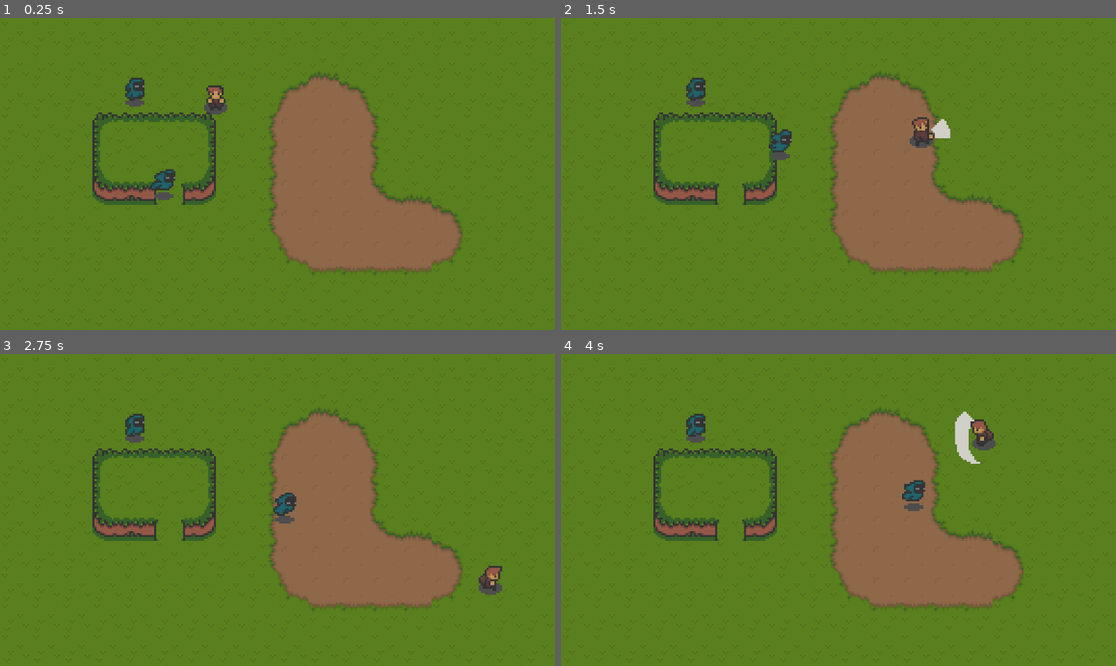
Above: before the commit, frames 1-4 (two rows, left to right).
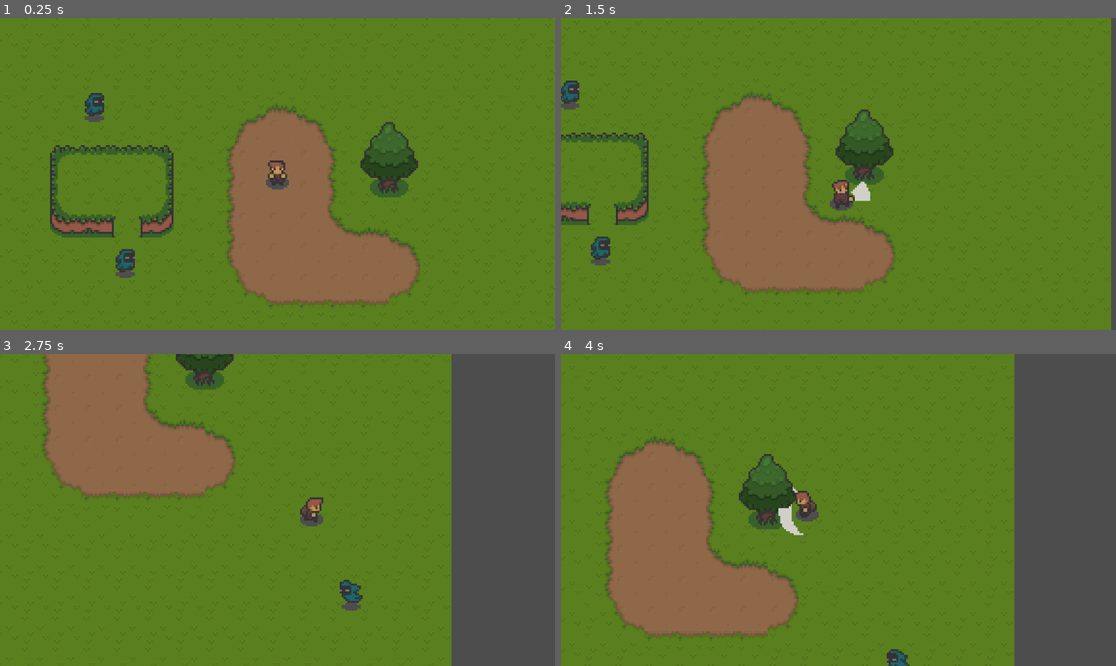
Above: after the commit, the same moments.

Repository: Blue-Sea2/Obliterator-Bot
Game: Godot game, scene res://scenes/game.tscn
Two runs of this game, one before a commit and one after it. Both use one fixed random seed, a clock stepped at 60 frames per second and the inputs below.
Inputs:
- Up to frame 1 (0.25 s): no input
- Up to frame 2 (1.5 s): hold D (right) 0.53-1.28 s; tap Space (attack) at 0.6, 1.35 s; hold S (down) from 1.28 s (still down)
- Up to frame 3 (2.75 s): release S (down) at 2.03 s; hold D (right) from 2.03 s (still down); tap Space (attack) at 2.1 s
- Up to frame 4 (4 s): release D (right) at 2.78 s; hold W (up) 2.78-3.53 s; tap Space (attack) at 2.85, 3.6 s; hold A (left) from 3.53 s (still down)

The runs differ from the first frame. In frame 1, 21% of the frame differs, in the area x 9-84%, y 17-93%; in frame 2, 29%; in frame 3, 46%; in frame 4, 49%, in the area x 8-100%, y 0-100%.

Commit message:
Added player death
added a killzone scene
phantom uses killzone scene

Diff:
--- a/game.tres
+++ b/game.tres
@@ -204,9 +204,13 @@
 0:11/0 = 0
 1:11/0 = 0
 3:11/0 = 0
+3:11/0/physics_layer_0/polygon_0/points = PackedVector2Array(2, -8, 2, 0, 8, 0, 8, -8)
 4:11/0 = 0
+4:11/0/physics_layer_0/polygon_0/points = PackedVector2Array(-2, -8, -2, 0, -8, 0, -8, -8)
 5:11/0 = 0
+5:11/0/physics_layer_0/polygon_0/points = PackedVector2Array(2, -8, 2, 0, 8, 0, 8, -8)
 6:11/0 = 0
+6:11/0/physics_layer_0/polygon_0/points = PackedVector2Array(-2, -8, -2, 0, -8, 0, -8, -8)
 9:11/0 = 0
 10:11/0 = 0
 11:11/0 = 0
--- a/scenes/game.tscn
+++ b/scenes/game.tscn
@@ -6,27 +6,37 @@
 
 [node name="game" type="Node2D"]
 
-[node name="Camera2D" type="Camera2D" parent="."]
-zoom = Vector2(4, 4)
-
-[node name="player" parent="." instance=ExtResource("1_y0402")]
-z_index = 1
-position = Vector2(-32, -36)
-
 [node name="back" type="TileMapLayer" parent="."]
 z_index = -1
 tile_map_data = PackedByteArray("AADz//j/AAAGAAEAAADz//n/AAAGAAEAAADz//r/AAAGAAEAAADz//v/AAAGAAEAAADz//z/AAAGAAEAAADz// …(6992 unchanged characters)…
 tile_set = ExtResource("2_fa7oc")
 
 [node name="mid" type="TileMapLayer" parent="."]
-tile_map_data = PackedByteArray("AAD6//7/AAAAAAAAAAD6////AAAAAAEAAAD6/wAAAAAAAAIAAAD7//7/AAABAAAAAAD7/wAAAAABAAIAAAD8/wAAAAACAAIAAAD8//7/AAABAAAAAAD9//7/AAADAAAAAAD9////AAADAAEAAAD9/wAAAAADAAIAAAA=")
+tile_map_data = PackedByteArray("AAD6//7/AAAAAAAAAAD6////AAAAAAEAAAD6/wAAAAAAAAIAAAD7//7/AAABAAAAAAD7/wAAAAABAAIAAAD8/wAAAAACAAIAAAD8//7/AAABAAAAAAD9//7/AAADAAAAAAD9////AAADAAEAAAD9/wAAAAADAAIAAAAEAP//AAADAAsAAAAFAP//AAAEAAsAAAA=")
 tile_set = ExtResource("2_fa7oc")
 
+[node name="front" type="TileMapLayer" parent="."]
+z_index = 2
+tile_map_data = PackedByteArray("AAAEAP3/AAADAAkAAAAEAP7/AAADAAoAAAAFAP3/AAAEAAkAAAAFAP7/AAAEAAoAAAA=")
+tile_set = ExtResource("2_fa7oc")
+
+[node name="player" parent="." instance=ExtResource("1_y0402")]
+position = Vector2(22, -17)
+
+[node name="Camera2D" type="Camera2D" parent="player"]
+zoom = Vector2(4, 4)
+position_smoothing_enabled = true
+
 [node name="phantom" parent="." node_paths=PackedStringArray("player") instance=ExtResource("2_mbqij")]
-position = Vector2(-63, 12)
+position = Vector2(-57, 29)
 player = NodePath("../player")
-follow = true
 
 [node name="phantom2" parent="." node_paths=PackedStringArray("player") instance=ExtResource("2_mbqij")]
-position = Vector2(-74, -43)
+position = Vector2(-73, -52)
 player = NodePath("../player")
+follower = true
+
+[node name="phantom3" parent="." node_paths=PackedStringArray("player") instance=ExtResource("2_mbqij")]
+position = Vector2(167, 113)
+player = NodePath("../player")
+follower = true
--- /dev/null
+++ b/scenes/killzone.tscn
@@ -0,0 +1,10 @@
+[gd_scene load_steps=2 format=3 uid="uid://dnddf7oxtdg2d"]
+
+[ext_resource type="Script" uid="uid://pfvauca8r54w" path="res://scripts/killzone.gd" id="1_xlapc"]
+
+[node name="killzone" type="Area2D"]
+collision_layer = 0
+collision_mask = 2
+script = ExtResource("1_xlapc")
+
+[connection signal="body_entered" from="." to="." method="_on_body_entered"]
--- a/scenes/phantom.tscn
+++ b/scenes/phantom.tscn
@@ -1,7 +1,8 @@
-[gd_scene load_steps=25 format=3 uid="uid://6oywekx0x0y2"]
+[gd_scene load_steps=27 format=3 uid="uid://6oywekx0x0y2"]
 
 [ext_resource type="Script" uid="uid://cq5kqwrqjxsch" path="res://scripts/phantom.gd" id="1_7nr15"]
 [ext_resource type="Texture2D" uid="uid://qjlbn6lku8v0" path="res://sprites/phantom_spritesheet.png" id="2_1k3t0"]
+[ext_resource type="PackedScene" uid="uid://dnddf7oxtdg2d" path="res://scenes/killzone.tscn" id="3_abuqi"]
 
 [sub_resource type="AtlasTexture" id="AtlasTexture_wwuyq"]
 atlas = ExtResource("2_1k3t0")
@@ -166,8 +167,11 @@
 "speed": 6.0
 }]
 
-[sub_resource type="RectangleShape2D" id="RectangleShape2D_t7sl6"]
+[sub_resource type="RectangleShape2D" id="RectangleShape2D_abuqi"]
 size = Vector2(8, 10)
+
+[sub_resource type="RectangleShape2D" id="RectangleShape2D_8t0ub"]
+size = Vector2(10, 14)
 
 [node name="phantom" type="Node2D"]
 script = ExtResource("1_7nr15")
@@ -177,12 +181,17 @@
 animation = &"idle_right"
 autoplay = "idle_right"
 
-[node name="Area2D" type="Area2D" parent="."]
+[node name="hitbox" type="Area2D" parent="."]
 collision_layer = 8
 collision_mask = 4
 
-[node name="CollisionShape2D" type="CollisionShape2D" parent="Area2D"]
+[node name="CollisionShape2D" type="CollisionShape2D" parent="hitbox"]
 position = Vector2(0, -1)
-shape = SubResource("RectangleShape2D_t7sl6")
+shape = SubResource("RectangleShape2D_abuqi")
 
-[connection signal="area_entered" from="Area2D" to="." method="_on_area_2d_area_entered"]
+[node name="killzone" parent="." instance=ExtResource("3_abuqi")]
+
+[node name="CollisionShape2D" type="CollisionShape2D" parent="killzone"]
+shape = SubResource("RectangleShape2D_8t0ub")
+
+[connection signal="area_entered" from="hitbox" to="." method="_on_hitbox_area_entered"]
--- a/scenes/player.tscn
+++ b/scenes/player.tscn
@@ -99,6 +99,54 @@
 atlas = ExtResource("1_ika3y")
 region = Rect2(240, 248, 48, 32)
 
+[sub_resource type="AtlasTexture" id="AtlasTexture_g2els"]
+atlas = ExtResource("1_ika3y")
+region = Rect2(240, 16, 16, 16)
+
+[sub_resource type="AtlasTexture" id="AtlasTexture_qhqgy"]
+atlas = ExtResource("1_ika3y")
+region = Rect2(256, 16, 16, 16)
+
+[sub_resource type="AtlasTexture" id="AtlasTexture_dqkch"]
+atlas = ExtResource("1_ika3y")
+region = Rect2(272, 16, 16, 16)
+
+[sub_resource type="AtlasTexture" id="AtlasTexture_qlg0r"]
+atlas = ExtResource("1_ika3y")
+region = Rect2(240, 32, 16, 16)
+
+[sub_resource type="AtlasTexture" id="AtlasTexture_tuyoq"]
+atlas = ExtResource("1_ika3y")
+region = Rect2(256, 32, 16, 16)
+
+[sub_resource type="AtlasTexture" id="AtlasTexture_fjrip"]
+atlas = ExtResource("1_ika3y")
+region = Rect2(272, 32, 16, 16)
+
+[sub_resource type="AtlasTexture" id="AtlasTexture_smehm"]
+atlas = ExtResource("1_ika3y")
+region = Rect2(240, 48, 16, 16)
+
+[sub_resource type="AtlasTexture" id="AtlasTexture_ur7pv"]
+atlas = ExtResource("1_ika3y")
+region = Rect2(256, 48, 16, 16)
+
+[sub_resource type="AtlasTexture" id="AtlasTexture_y4r1p"]
+atlas = ExtResource("1_ika3y")
+region = Rect2(272, 48, 16, 16)
+
+[sub_resource type="AtlasTexture" id="AtlasTexture_d2wvv"]
+atlas = ExtResource("1_ika3y")
+region = Rect2(240, 64, 16, 16)
+
+[sub_resource type="AtlasTexture" id="AtlasTexture_3v2ag"]
+atlas = ExtResource("1_ika3y")
+region = Rect2(256, 64, 16, 16)
+
+[sub_resource type="AtlasTexture" id="AtlasTexture_jej6c"]
+atlas = ExtResource("1_ika3y")
+region = Rect2(272, 64, 16, 16)
+
 [sub_resource type="AtlasTexture" id="AtlasTexture_umnm3"]
 atlas = ExtResource("1_ika3y")
 region = Rect2(128, 16, 16, 16)
@@ -312,7 +360,7 @@
 "duration": 1.0,
 "texture": SubResource("AtlasTexture_uftbr")
 }],
-"loop": true,
+"loop": false,
 "name": &"attack_down",
 "speed": 10.0
 }, {
@@ -358,7 +406,7 @@
 "duration": 1.0,
 "texture": SubResource("AtlasTexture_rbcel")
 }],
-"loop": true,
+"loop": false,
 "name": &"attack_right",
 "speed": 10.0
 }, {
@@ -387,6 +435,62 @@
 }, {
 "frames": [{
 "duration": 1.0,
+"texture": SubResource("AtlasTexture_g2els")
+}, {
+"duration": 1.0,
+"texture": SubResource("AtlasTexture_qhqgy")
+}, {
+"duration": 1.0,
+"texture": SubResource("AtlasTexture_dqkch")
+}],
+"loop": true,
+"name": &"hit_down",
+"speed": 10.0
+}, {
+"frames": [{
+"duration": 1.0,
+"texture": SubResource("AtlasTexture_qlg0r")
+}, {
+"duration": 1.0,
+"texture": SubResource("AtlasTexture_tuyoq")
+}, {
+"duration": 1.0,
+"texture": SubResource("AtlasTexture_fjrip")
+}],
+"loop": true,
+"name": &"hit_left",
+"speed": 10.0
+}, {
+"frames": [{
+"duration": 1.0,
+"texture": SubResource("AtlasTexture_smehm")
+}, {
+"duration": 1.0,
+"texture": SubResource("AtlasTexture_ur7pv")
+}, {
+"duration": 1.0,
+"texture": SubResource("AtlasTexture_y4r1p")
+}],
+"loop": true,
+"name": &"hit_right",
+"speed": 10.0
+}, {
+"frames": [{
+"duration": 1.0,
+"texture": SubResource("AtlasTexture_d2wvv")
+}, {
+"duration": 1.0,
+"texture": SubResource("AtlasTexture_3v2ag")
+}, {
+"duration": 1.0,
+"texture": SubResource("AtlasTexture_jej6c")
+}],
+"loop": true,
+"name": &"hit_up",
+"speed": 10.0
+}, {
+"frames": [{
+"duration": 1.0,
 "texture": SubResource("AtlasTexture_umnm3")
 }, {
 "duration": 1.0,
@@ -571,27 +675,27 @@
 }]
 
 [sub_resource type="RectangleShape2D" id="RectangleShape2D_xhtj7"]
-size = Vector2(8, 7)
+size = Vector2(12, 7)
 
 [sub_resource type="RectangleShape2D" id="RectangleShape2D_8cprc"]
 size = Vector2(14, 7)
 
 [node name="player" type="CharacterBody2D"]
+z_index = 1
 collision_layer = 2
 script = ExtResource("1_qp24u")
 
 [node name="AnimatedSprite2D" type="AnimatedSprite2D" parent="."]
 sprite_frames = SubResource("SpriteFrames_kef2g")
-animation = &"attack_up"
+animation = &"hit_up"
 autoplay = "idle_down"
-frame = 5
-frame_progress = 1.0
 
 [node name="hitbox" type="CollisionShape2D" parent="."]
-position = Vector2(0, 3.5)
+position = Vector2(0, 4.5)
 shape = SubResource("RectangleShape2D_xhtj7")
 
 [node name="attack" type="Area2D" parent="."]
+visible = false
 collision_layer = 4
 collision_mask = 8
 
@@ -599,3 +703,9 @@
 position = Vector2(7, -11)
 shape = SubResource("RectangleShape2D_8cprc")
 disabled = true
+
+[node name="death_timer" type="Timer" parent="."]
+wait_time = 0.6
+one_shot = true
+
+[connection signal="timeout" from="death_timer" to="." method="_on_death_timer_timeout"]
--- /dev/null
+++ b/scripts/killzone.gd
@@ -0,0 +1,5 @@
+extends Area2D
+
+func _on_body_entered(body: Node2D) -> void:
+	print("You died!")
+	body.alive = false
--- a/scripts/phantom.gd
+++ b/scripts/phantom.gd
@@ -1,12 +1,17 @@
 extends Node2D
 
 @export var player: Node2D
-@export var follow = false
+@export var follower = false
 @export var SPEED = 30
 @onready var animated_sprite: AnimatedSprite2D = $AnimatedSprite2D
+var follow = false
 
 func _process(delta: float) -> void:
 	var move = Vector2(player.global_position-self.global_position)
+	if follower and move.length()>1 and move.length()<100:
+		follow = true
+	else:
+		follow = false
 	if follow:
 		move = move*SPEED/move.length()
 		position += move*delta
@@ -20,5 +25,7 @@
 			animated_sprite.play("run_left")
 		else:
 			animated_sprite.play("idle_left")
-func _on_area_2d_area_entered(area: Area2D) -> void:
+
+
+func _on_hitbox_area_entered(area: Area2D) -> void:
 	queue_free()
--- a/scripts/player.gd
+++ b/scripts/player.gd
@@ -3,33 +3,41 @@
 @onready var animated_sprite: AnimatedSprite2D = $AnimatedSprite2D
 @onready var attack: Area2D = $attack
 @onready var attack_collision: CollisionShape2D = $attack/attack_collision
+@onready var death_timer: Timer = $death_timer
 
+var alive = true
 const SPEED = 100.0
 var direction = "down"
 var attacking = 0
 
 func _physics_process(delta: float) -> void:
+	var joystick = Vector2(0,0)
+	if alive:
+		joystick.x = Input.get_axis("left", "right")
+		joystick.y = Input.get_axis("up", "down")
+	elif death_timer.is_stopped():
+		attacking = 0
+		death_timer.start()
 
-	var joystick = Vector2(0,0)
-	joystick.x = Input.get_axis("left", "right")
-	joystick.y = Input.get_axis("up", "down")
 	if joystick.length():
 		joystick = joystick/joystick.length()
 
 	velocity.x = move_toward(velocity.x, SPEED*joystick.x, 25)
 	velocity.y = move_toward(velocity.y, SPEED*joystick.y, 25)
 
-	if joystick.y>0:
-		direction="down"
-	elif joystick.y<0:
-		direction="up"
-	elif joystick.x>0:
-		direction="right"
-	elif joystick.x<0:
-		direction="left"
+	if attacking<=0:
+		if joystick.y>0:
+			direction="down"
+		elif joystick.y<0:
+			direction="up"
+		elif joystick.x>0:
+			direction="right"
+		elif joystick.x<0:
+			direction="left"
+
 
 	attacking-=delta
-	if Input.is_action_just_pressed("attack") and attacking<-.1:
+	if Input.is_action_just_pressed("attack") and attacking<-.1 and alive:
 		if direction == "right":
 			attack.rotation_degrees = 0
 		elif direction == "up":
@@ -40,10 +48,12 @@
 			attack.rotation_degrees = 180
 		attack_collision.disabled = false
 		attacking = .5
-	elif attacking<0:
+	elif attacking<=0:
 		attack_collision.disabled = true
 
-	if attacking>0:
+	if !alive:
+		animated_sprite.play("hit_"+direction)
+	elif attacking>0:
 		animated_sprite.play("attack_"+direction)
 		attack_collision.position.y = (attacking/.5) * -22 + 11
 	elif joystick.length():
@@ -52,3 +62,7 @@
 		animated_sprite.play("idle_"+direction)
 
 	move_and_slide()
+
+
+func _on_death_timer_timeout() -> void:
+	get_tree().reload_current_scene()
Not shown: 1 places in scenes/player.tscn that only renumber resources
Not shown, added: scripts/killzone.gd.uid
